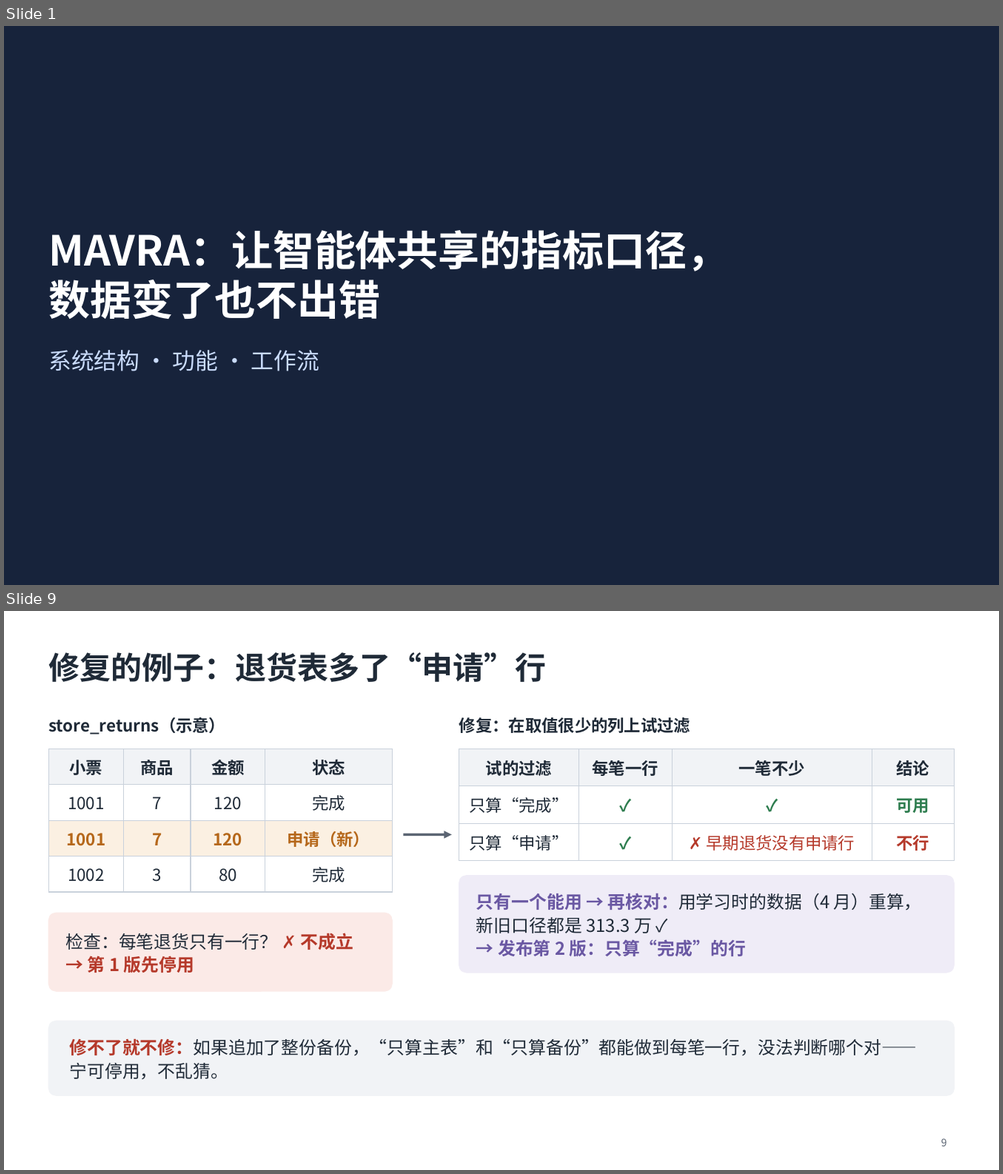
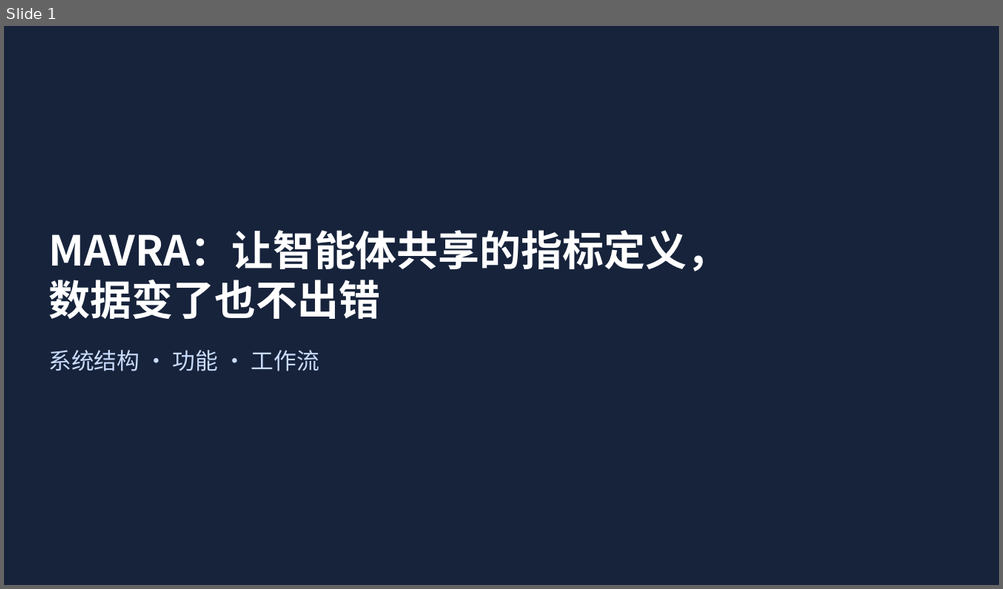
Before and after one commit to mmmttt000045/agent4db-adapter, a slide deck: docs/mavra-system.pptx. Shown one above the other, each under a label of ours: slides 1 and 9 before the commit, slide 1 after it; the slides between them are not shown. The pictures are 1003x1174 and 1003x589 pixels, drawn with LibreOffice and Linux fonts; fonts in the diff are those of the drawing. Boxes give left, top, right and bottom in pixels: in the first picture for what was removed or moved away, otherwise in the second. Text is boxed around its words. In the diff, an @@ line names an element or a change of style, - is before the commit and + after.

```diff
--- a/docs/mavra-system.pptx
+++ b/docs/mavra-system.pptx
@@ slide 9 removed at box(4, 611, 999, 1170), background #FFFFFF @@
@@ title removed at box(48, 652, 546, 682) @@
-修复的例子：退货表多了“申请”行
@@ text removed at box(48, 717, 225, 735) @@
-store_returns（示意）
@@ text removed at box(459, 718, 690, 733) @@
-修复：在取值很少的列上试过滤
@@ table removed at box(48, 749, 392, 886), 4 rows, 4 columns @@
-小票 | 商品 | 金额 | 状态
-1001 | 7 | 120 | 完成
-1001 | 7 | 120 | 申请（新）
-1002 | 3 | 80 | 完成
@@ table removed at box(459, 749, 954, 854), 3 rows, 4 columns @@
-试的过滤 | 每笔一行 | 一笔不少 | 结论
-只算“完成” | ✓ | ✓ | 可用
-只算“申请” | ✓ | ✗ 早期退货没有申请行 | 不行
@@ arrow removed from (403, 834) to (452, 834) @@
@@ rounded rectangle removed at box(459, 876, 954, 973) @@
-只有一个能用 → 再核对：用学习时的数据（4 月）重算，新旧口径都是 313.3 万 ✓
-→ 发布第 2 版：只算“完成”的行
@@ rounded rectangle removed at box(48, 913, 392, 991) @@
-检查：每笔退货只有一行？ ✗ 不成立
-→ 第 1 版先停用
@@ rounded rectangle removed at box(48, 1022, 954, 1096) @@
-修不了就不修：如果追加了整份备份，“只算主表”和“只算备份”都能做到每笔一行，没法判断哪个对——宁可停用，不乱猜。
@@ page number removed at box(941, 1139, 947, 1147) @@
-9
@@ slide 1 changed as well @@
@@ title at box(48, 230, 728, 272): text changed @@
-MAVRA：让智能体共享的指标口径，
+MAVRA：让智能体共享的指标定义，
```
Also in this commit, not shown: 1 other slide changed, 4 slides added, 7 other slides removed, 21 other files.
